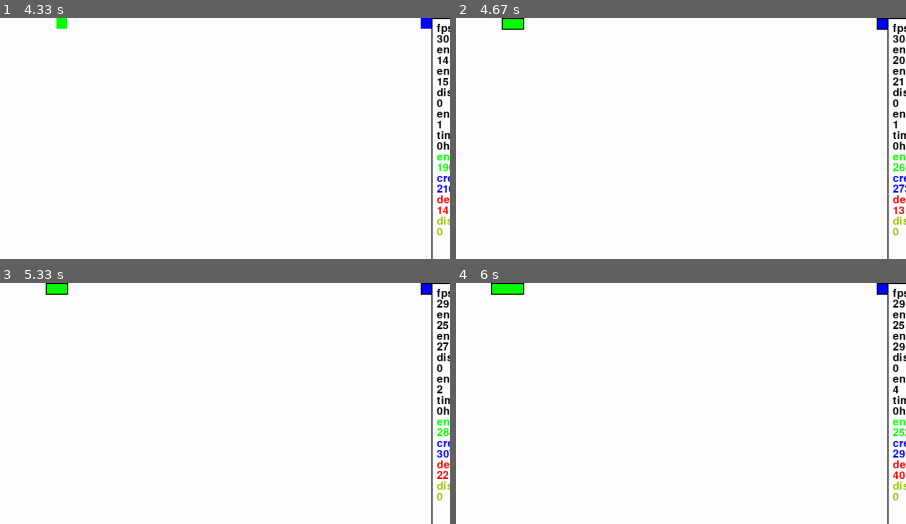
Above: before the commit, frames 1-4 (two rows, left to right).
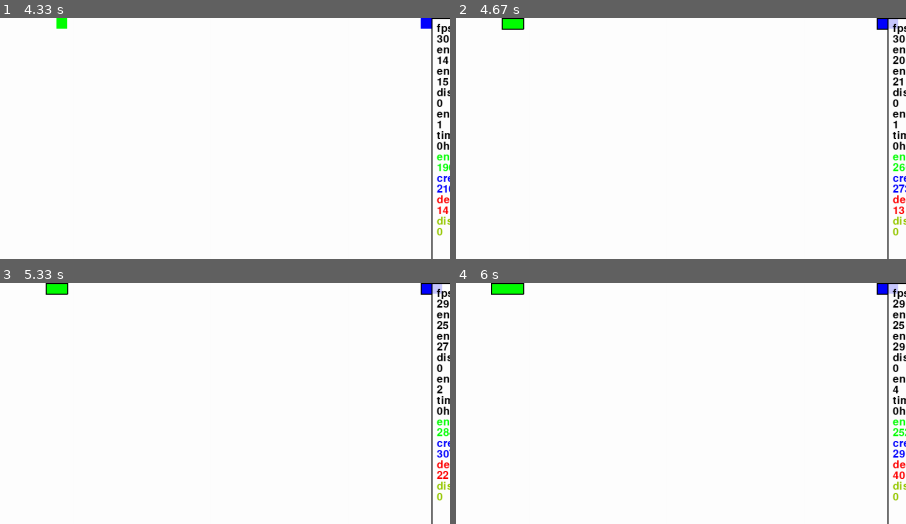
Above: after the commit, the same moments.

Repository: sbwhitt/pygame-life-simulation
Game: pygame game, started from main.py
The game is run twice, just before and just after one commit, with the same random seed, the same clock (stepped at 60 frames per second) and the same inputs.
Inputs (mouse positions are % of the whole screen's width and height, from its top left):
- Up to frame 1 (4.33 s): click "Actions" at 0.38 s; tap Enter at 0.67 s; click (19, 73) at 1.05 s; click "Deletion" at 1.38 s; click (52, 16) at 1.72 s; tap E at 2, 3.67 s; click (47, 33) at 2.38 s; click (36, 29) at 2.72 s; click (76, 41) at 3.05 s; click (81, 48) at 3.38 s; click (21, 30) at 4.05 s
- Up to frame 2 (4.67 s): tap E at 4.4 s
- Up to frame 3 (5.33 s): tap E at 4.7 s; click (21, 44) at 4.88 s; click (35, 79) at 5.22 s
- Up to frame 4 (6 s): click (20, 87) at 5.55 s; click (34, 17) at 5.88 s
The pictures show only the part of the screen within x 38-88%, y 0-50%; the shares and areas given below are measured in that part.

Frame 1 is identical in both runs. In frame 2, less than 0.1% of the frame differs, in the area x 96-99%, y 0-5%; in frame 3, less than 0.1%; in frame 4, less than 0.1%.

Commit message:
update side panel render

Diff:
--- a/src/entities/entity_manager.py
+++ b/src/entities/entity_manager.py
@@ -50,8 +50,8 @@
             # if window.under_stats(e.loc):
             #     pygame.draw.rect(self.screen, colors.GRAY,
             #                      e.rect.copy().move(-window.offset[0], -window.offset[1]), border_radius=0)
-            if not window.contains(e.loc):
-                continue
+            # if not window.contains(e.loc):
+            #     continue
             if e.dna.diseased and settings.IN_GAME_SETTINGS["MARK_DISEASED"]:
                 pygame.draw.rect(self.screen, colors.BLACK,
                                  e.rect.copy().move(-window.offset[0], -window.offset[1]), border_radius=0)
--- a/src/interface/mini_map.py
+++ b/src/interface/mini_map.py
@@ -36,7 +36,7 @@
             utils.add_twoples(self.pos, (2, 2)))
 
     def render(self, screen: pygame.display, entities: list[Entity]) -> None:
-        self.render_transparent(screen)
+        # self.render_transparent(screen)
         self.render_border(screen)
         self._render_small_entities(screen, entities)
         self._render_cursor(screen)
